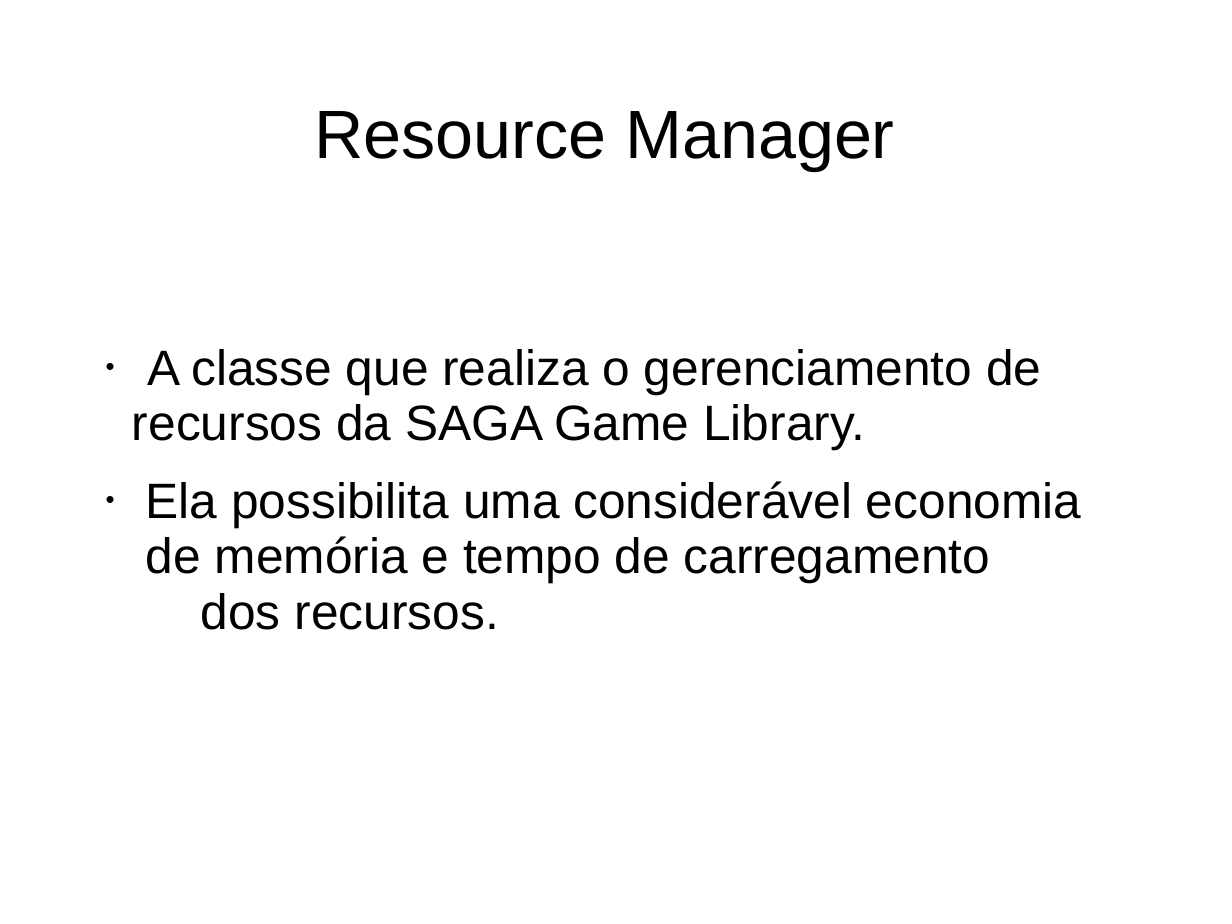
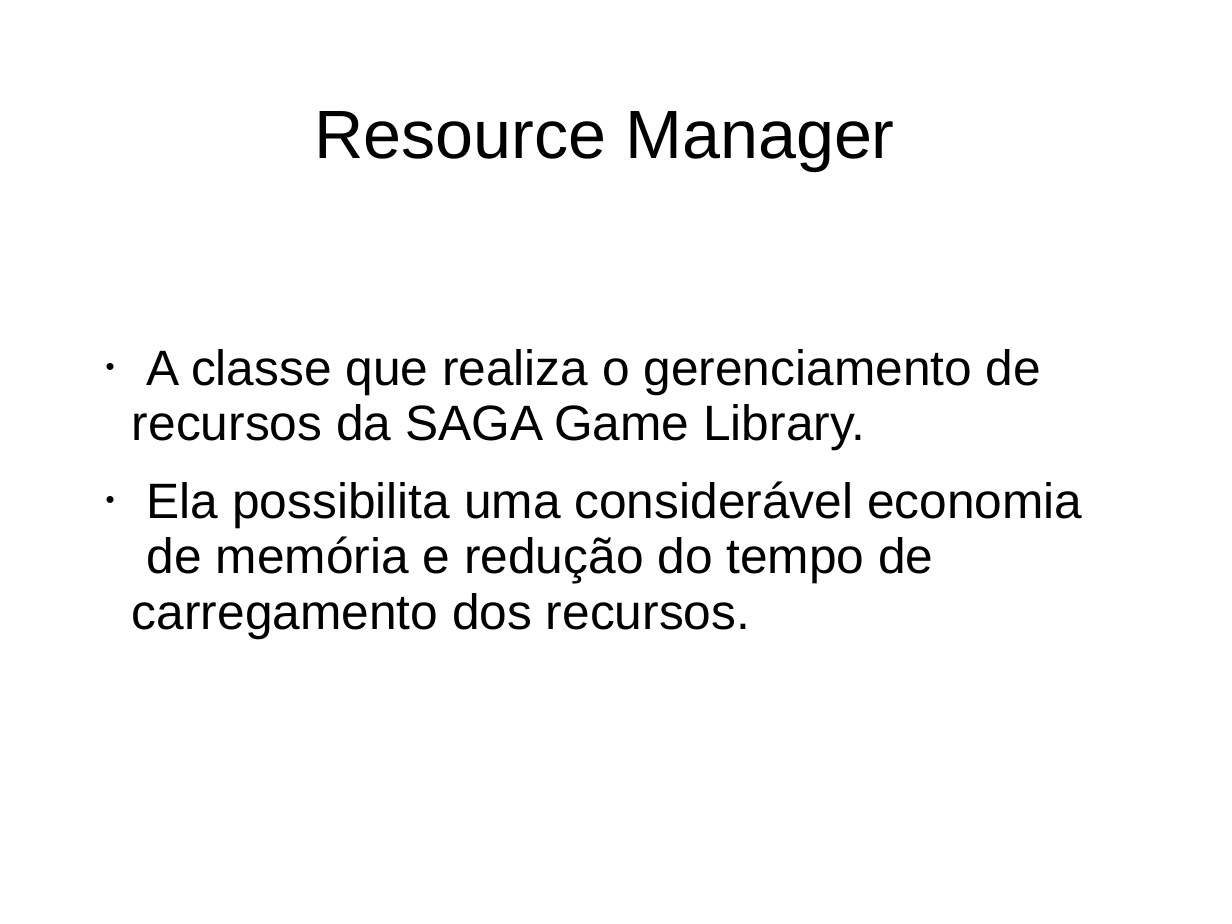
Before and after one commit to mstuttgart/ludic-game-library, a slide deck: slide 24 of Saga_Game_Library_Doc/Apresentacao_TCC/Apresentacao_01.ppt. Drawn at 1232x924 pixels with LibreOffice and Linux fonts; fonts in the diff are those of the drawing; background and template pictures are left out. Boxes give left, top, right and bottom in pixels: in the first picture for what was removed or moved away, otherwise in the second. Text is boxed around its words. In the diff, an @@ line names an element or a change of style, - is before the commit and + after.

```diff
--- a/Saga_Game_Library_Doc/Apresentacao_TCC/Apresentacao_01.ppt
+++ b/Saga_Game_Library_Doc/Apresentacao_TCC/Apresentacao_01.ppt
@@ text at (132, 481, 1082, 638): text changed @@
-• Ela possibilita uma considerável economia de memória e tempo de carregamento dos recursos.
+• Ela possibilita uma considerável economia de memória e redução do tempo de carregamento dos recursos.
```
Also in this commit, not shown: 4 other slides changed, 1 slide removed.
